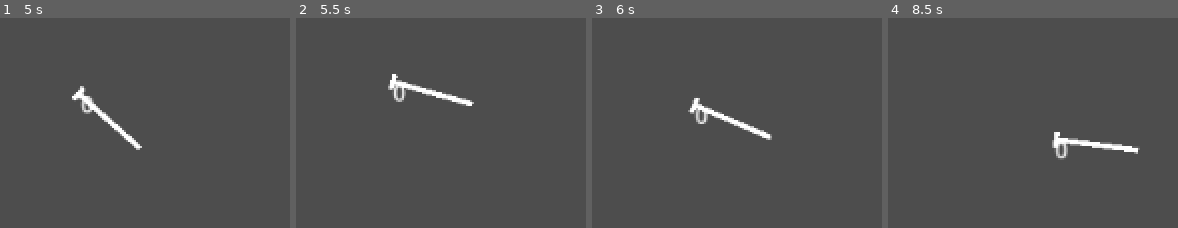
Above: before the commit, frames 1-4 (left to right).
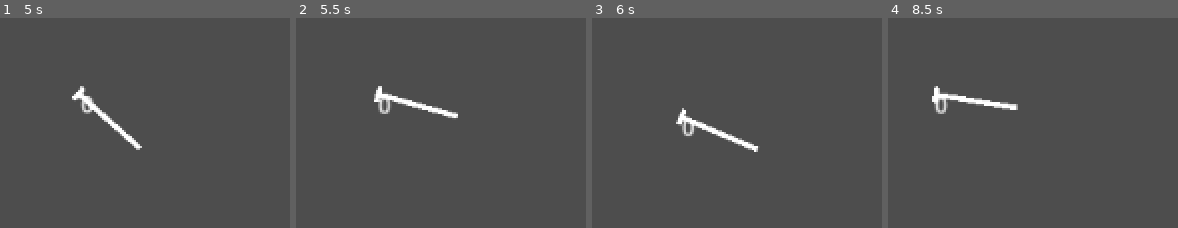
Above: after the commit, the same moments.

Repository: rundoom/Full-Market
Game: Godot game, scene res://test/playground.tscn
Two runs of this game, one before a commit and one after it. Both use one fixed random seed, a clock stepped at 60 frames per second and the inputs below.
Inputs (mouse positions are in pixels of both pictures, inside the frame that each line leads up to):
- Up to frame 1 (5 s): move the mouse to (outside the picture) at 0.52 s; tap A (a) at 0.6, 3.05, 3.6 s; tap D (d) at 0.8, 1.35, 3.8, 4.35 s; tap Enter at 1.25, 2.75, 4.25 s; move the mouse to (outside the picture) at 1.27 s; tap S (s) at 1.55, 2.1, 4.55 s; tap Space at 2, 3.5 s; move the mouse to (outside the picture) at 2.02 s; tap W (w) at 2.3, 2.85 s; move the mouse to (outside the picture) at 2.77 s; move the mouse to (outside the picture) at 3.52 s; move the mouse to (outside the picture) at 4.27 s
- Up to frame 2 (5.5 s): tap Space at 5 s; move the mouse to (outside the picture) at 5.02 s; press the mouse at (outside the picture) at 5.03 s; tap W (w) at 5.3 s
- Up to frame 3 (6 s): move the mouse to (outside the picture) at 5.77 s; release the mouse at (outside the picture) at 5.78 s; tap S (s) at 5.85 s
- Up to frame 4 (8.5 s): tap A (a) at 6.05, 7.35 s; move the mouse to (outside the picture) at 6.52 s; tap W (w) at 6.6, 8.3 s; tap D (d) at 6.8, 8.1 s; move the mouse to (outside the picture) at 7.27 s; tap S (s) at 7.55 s; move the mouse to (outside the picture) at 8.02 s

Frame 1 is identical in both runs. In frame 2, 2.3% of the frame differs, in the area x 26-62%, y 26-48%; in frame 3, 2.3%; in frame 4, 2.4%, in the area x 15-87%, y 32-68%.

Commit message:
Refactor

Diff:
--- a/hero/hero.gd
+++ b/hero/hero.gd
@@ -16,6 +16,14 @@
 	var mouse_pos := get_global_mouse_position()
 	$RayCast2D.global_rotation = global_position.direction_to(mouse_pos).angle()
 
+	switch_weapon()
+
+	$Label.text = str(current_attack_type)
+
+	move_and_slide()
+
+
+func switch_weapon():
 	current_attack_type = AttackType.MELEE if $RayCast2D.is_colliding() else AttackType.RANGED
 	if current_attack_type == AttackType.MELEE:
 		$Ranged.visible = false
@@ -27,7 +35,3 @@
 		$Ranged.set_physics_process(true)
 		$Melee.visible = false
 		$Melee.set_physics_process(false)
-
-	$Label.text = str(current_attack_type)
-
-	move_and_slide()
--- a/hero/hero.tscn
+++ b/hero/hero.tscn
@@ -6,6 +6,9 @@
 
 [sub_resource type="CircleShape2D" id="CircleShape2D_xwrk1"]
 radius = 16.0
+
+[sub_resource type="CircleShape2D" id="CircleShape2D_hl0qa"]
+radius = 14.0
 
 [node name="Hero" type="CharacterBody2D" groups=["zombie_attractor"]]
 motion_mode = 1
@@ -18,8 +21,11 @@
 
 [node name="Melee" parent="." instance=ExtResource("2_0o263")]
 
-[node name="RayCast2D" type="RayCast2D" parent="."]
-target_position = Vector2(108, 0)
+[node name="RayCast2D" type="ShapeCast2D" parent="."]
+visible = false
+shape = SubResource("CircleShape2D_hl0qa")
+target_position = Vector2(61, 1)
+max_results = 1
 
 [node name="Label" type="Label" parent="."]
 offset_right = 40.0
Not shown, changed: export_presets.cfg
Not shown: 1 places in hero/hero.tscn that only renumber resources
